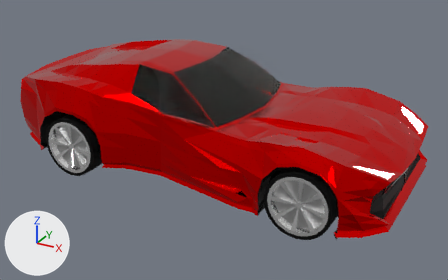
One commit to the Blender file Assets/Prefabs/Ferrari/Ferrrari.blend: the scene before it, then after it.
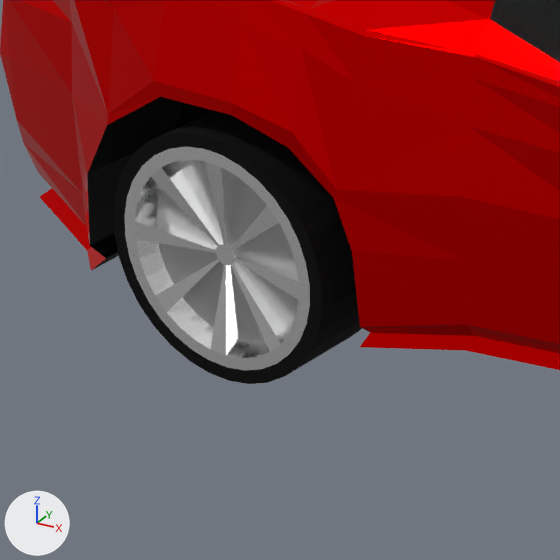
The first picture shows the older version from a 50 mm lens placed at (6.42, -11.69, 5.13), pointed at (0.08, -0.18, -0.63). The close-ups show both versions on the part from 5% to 33% of the width and 32% to 77% of the height of that picture; other places that the commit changed are outside them. Arrows for +X, +Y and +Z are at lower left; the lights stay in place.
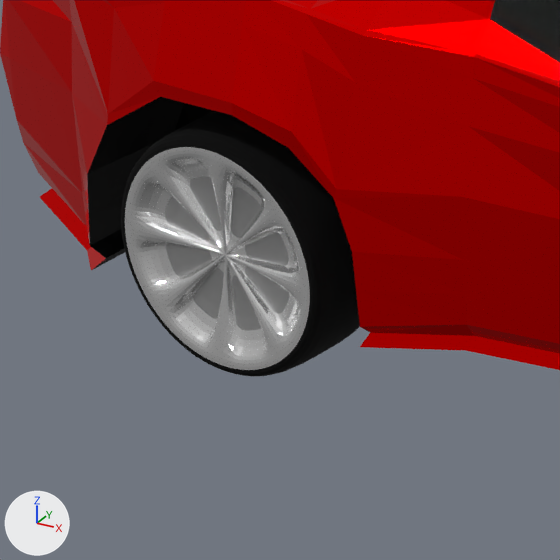
Pixel boxes [x1, y1, x2, y2] of what changed, in the close-ups (560 x 560 px):
'Cylinder.000', modifiers changed: before [113, 111, 362, 384]; after [121, 111, 360, 376]

What the commit changed:
Object 'Cylinder.000' (ob_cylinder_000) gains a SUBSURF modifier named 'Subdivision'.
